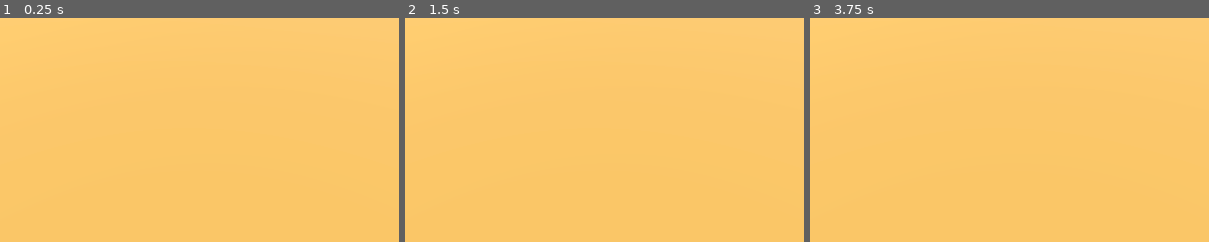
Above: before the commit, frames 1-3 (left to right).
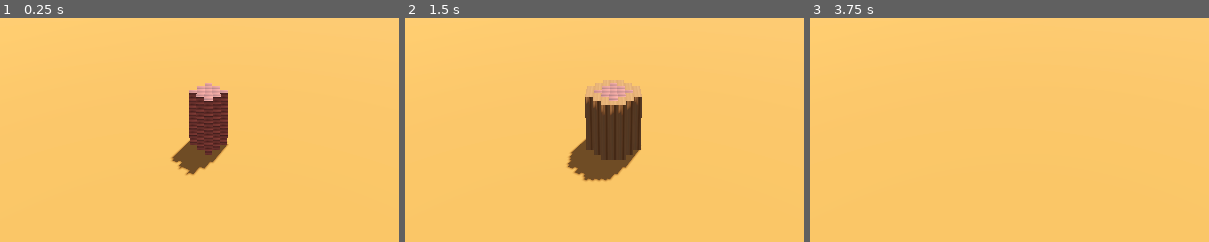
Above: after the commit, the same moments.

Repository: murumart/cgiproject
Game: Godot game, scene res://scenes/main.tscn
Two runs of this game, one before a commit and one after it. Both use one fixed random seed, a clock stepped at 60 frames per second and the inputs below.
Inputs:
- Up to frame 1 (0.25 s): no input
- Up to frame 2 (1.5 s): tap Enter at 0.5 s; tap Space at 1.25 s; hold Left (ui_left) from 1.28 s (still down)
- Up to frame 3 (3.75 s): tap Enter at 2, 3.5 s; release Left (ui_left) at 2.03 s; tap Space at 2.75 s; hold Left (ui_left) from 3.53 s (still down)
The pictures show only the part of the screen within x 24-74%, y 46-96%; the shares and areas given below are measured in that part.

The runs differ from the first frame. In frame 1, 3.7% of the frame differs, in the area x 42-58%, y 29-71%; in frame 2, 5.5%, in the area x 40-60%, y 27-73%; in frame 3, nothing differs.

Commit message:
cpu kernel style, slices aren't copied properly?

Diff:
--- a/lives/stupit_tree.gd
+++ b/lives/stupit_tree.gd
@@ -1,10 +1,157 @@
 class_name StupitTreeLife extends Life
 
 enum {
+	CELL_NONE,
 	CELL_FLESH,
 	CELL_LEAF,
 	CELL_BARK,
+	CELL_MAX
 }
+
+const NAMES: PackedStringArray = ["NONE", "FLESH", "LEAF", "BARK", "MAX"]
+
+class TreeCell:
+
+	static var NULL := new(0, 0, 0, 0)
+
+	var type: int
+	var energy: int # aka CELL_FLESH
+	var water: int # aka CELL_LEAF
+	var hp: int # aka CELL_BARK :)
+
+
+	func get_k_value(ix: int) -> int:
+		match ix:
+			CELL_FLESH: return energy
+			CELL_LEAF: return water
+			CELL_BARK: return hp
+			_: assert(false, "invalid cell typ asdadsadadadsadsdsdad"); return -1
+
+
+	func set_k_value(ix: int, to: int) -> void:
+		match ix:
+			CELL_FLESH: energy = to
+			CELL_LEAF: water = to
+			CELL_BARK: hp = to
+			_: assert(false, "invalid cell typ asdadsadadadsadsdsdad")
+
+
+	func get_highest_k_value() -> int:
+		if energy == water and water == hp and hp == 0:
+			return CELL_NONE
+		if energy > water:
+			if energy > hp: return CELL_FLESH
+			else: return CELL_BARK
+		else:
+			if water > hp: return CELL_LEAF
+			else: return CELL_BARK
+
+
+	func _init(type_: int, energy_: int, water_: int, hp_: int) -> void:
+		type = type_
+		energy = energy_
+		water = water_
+		hp = hp_
+
+
+	static func from_bytes(
+		oldcells: PackedByteArray,
+		oldenergy: PackedByteArray,
+		oldwater: PackedByteArray,
+		oldhp: PackedByteArray,
+		size: int,
+	) -> Dictionary[Vector3i, TreeCell]:
+		var tc: Dictionary[Vector3i, TreeCell]
+		for y in size:
+			for x in size:
+				for z in size:
+					var i := Life.ix3d(x, y, z, size)
+					if oldcells[i] == 0:
+						tc[Vector3i(x, y, z)] = NULL
+					else:
+						tc[Vector3i(x, y, z)] = TreeCell.new(oldcells[i], oldenergy[i], oldwater[i], oldhp[i])
+		return tc
+
+
+	static func get_kernel(tyyp: int, ct: int) -> PackedVector4Array:
+		if tyyp == CELL_FLESH:
+			if ct == CELL_FLESH: return [
+				Vector4(0, 0, 0, 1.0),
+				Vector4(0, -1, 0, 0.75),
+			]
+			elif ct == CELL_BARK: return [
+				Vector4(0, 0, 0, 0.1)
+			]
+			elif ct == CELL_LEAF: return [
+				Vector4(0, 0, 0, 0.2)
+			]
+		elif tyyp == CELL_BARK:
+			if ct == CELL_FLESH: return [
+				Vector4( 0,  0,  0, -4),
+				Vector4( 1,  0,  0, 0.35),
+				Vector4(-1,  0,  0, 0.35),
+				Vector4( 0,  0,  1, 0.35),
+				Vector4( 0,  0, -1, 0.35),
+				Vector4( 1,  0,  -1, 0.15),
+				Vector4(-1,  0,   1, 0.15),
+				Vector4( 1,  0,   1, 0.15),
+				Vector4( -1,  0, -1, 0.15),
+			]
+			elif ct == CELL_BARK: return []
+			elif ct == CELL_LEAF: return []
+		elif tyyp == CELL_LEAF:
+			if ct == CELL_FLESH: return [
+				Vector4( 0,  0,  0,  -7),
+				Vector4( 0, -1,  0, 0.3),
+				Vector4( 1, -1,  0, 0.3),
+				Vector4(-1, -1,  0, 0.3),
+				Vector4( 0, -1,  1, 0.3),
+				Vector4( 0, -1, -1, 0.3),
+				Vector4(0, 1, 0, -7),
+				Vector4(0, 2, 0, -6),
+				Vector4(0, 3, 0, -5),
+				Vector4(0, 4, 0, -4),
+				Vector4(0, 5, 0, -3),
+				Vector4(0, 6, 0, -2),
+				Vector4(0, 7, 0, -1),
+				Vector4(0, 8, 0, -1),
+				Vector4(0, 9, 0, -1),
+				Vector4(0, 10, 0, -1),
+			]
+			elif ct == CELL_BARK: return [
+				Vector4( 0,  0,  0,  -7),
+				Vector4(0, 1, 0, -7),
+				Vector4(0, 2, 0, -6),
+				Vector4(0, 3, 0, -5),
+				Vector4(0, 4, 0, -4),
+				Vector4(0, 5, 0, -3),
+				Vector4(0, 6, 0, -2),
+				Vector4(0, 7, 0, -1),
+				Vector4(0, 8, 0, -1),
+				Vector4(0, 9, 0, -1),
+				Vector4(0, 10, 0, -1),
+			]
+			elif ct == CELL_LEAF: return [
+				Vector4( 1, 0,  0, 0.25),
+				Vector4(-1, 0,  0, 0.25),
+				Vector4( 0, 0,  1, 0.25),
+				Vector4( 0, 0, -1, 0.25),
+				Vector4( 1, 0,  1, 0.25),
+				Vector4(-1, 0,  1, 0.25),
+				Vector4( 1, 0, -1, 0.25),
+				Vector4(-1, 0, -1, 0.25),
+				Vector4(0, 1, 0, -3),
+				Vector4(0, 2, 0, -2),
+				Vector4(0, 3, 0, -1),
+				Vector4(0, 4, 0, -1),
+			]
+		assert(false, "What type is this +?? ?? ?? ?? ? ?? ? ? ? ? ? ???? ?? ? ?? ? ??")
+		return []
+
+
+	func _to_string() -> String:
+		return "T:" + NAMES[type].lpad(6, " ") +" F:" + str(energy).lpad(4, " ")+" L:" +str(water).lpad(4, " ") +" B:"+str(hp).lpad(4, " ")
+
 
 const ENERGY_DIMS: PackedByteArray = [
 	5,
@@ -36,9 +183,9 @@
 			for z in size:
 				var xc := x-centre
 				var zc := z-centre
-				if xc * xc + zc * zc <= 8 * 8:
+				if xc * xc + zc * zc <= 2 * 2:
 					celltypes[ix3d(x, y, z, size)] = CELL_FLESH
-					energy[ix3d(x, y, z, size)] = 128
+					energy[ix3d(x, y, z, size)] = 255
 
 	cells.resize(layer_length * 4)
 	for i in range(0, layer_length):
@@ -50,16 +197,25 @@
 func generation(old: PackedByteArray, size: int) -> PackedByteArray:
 	var layer_length := size * size * size
 
+	print("SEET GENERATION: ", old)
+
 	var cells: PackedByteArray = []; cells.resize(layer_length * 4)
 	var energy: PackedByteArray = []; energy.resize(layer_length * 4)
 	var water: PackedByteArray = []; water.resize(layer_length * 4)
 	var hp: PackedByteArray = []; hp.resize(layer_length * 4)
 
+	var first_slice := old.slice(layer_length, layer_length * 2)
+	var second_slice := old.slice(layer_length * 2, layer_length * 3)
+	var third_slice := old.slice(layer_length * 3, layer_length * 4)
+	print("SLOICE1:", first_slice)
+	print("SLOICE2:", second_slice)
+	print("SLOICE3:", third_slice)
+
 	real_generation(
 		old.slice(0, layer_length),
-		old.slice(layer_length, layer_length * 2),
-		old.slice(layer_length * 2, layer_length * 3),
-		old.slice(layer_length * 3, layer_length * 4),
+		first_slice,
+		second_slice,
+		third_slice,
 
 		cells,
 		energy,
@@ -69,7 +225,19 @@
 		size,
 	)
 
-	return cells + energy + water + hp
+	print("cells after generation", cells)
+	print("flesh after generation", energy)
+	print("leaf after generation", water)
+	print("bark after generation", hp)
+
+	var allcells := PackedByteArray()
+	allcells.append_array(cells)
+	allcells.append_array(energy)
+	allcells.append_array(water)
+	allcells.append_array(hp)
+	print("ALL CELLS: ", allcells)
+
+	return allcells
 
 
 func getc(b: PackedByteArray, x: int, y: int, z: int, size: int) -> int:
@@ -90,12 +258,33 @@
 	size: int
 ) -> void:
 
+	print("SEED type ", oldcells)
+	print("SEED flesh ", oldenergy)
+	print("SEED leaf ", oldwater)
+	print("SEED bark ", oldhp)
+	var treecells := TreeCell.from_bytes(oldcells, oldenergy, oldwater, oldhp, size)
+	for t in treecells.values():
+		prints("input:", t)
+	var newgen := _real_cool_object_jeneration_optimised_0999999_type_algorithm_yes(treecells, size)
+
 	for y in size:
 		for z in size:
 			for x in size:
-
 				var ix := ix3d(x, y, z, size)
-				_sim_energy(x, y, z, size, oldcells[ix], oldenergy, oldcells, newenergy)
+				var t := newgen[Vector3i(x, y, z)]
+				print("copying over from t ", t)
+				newcells[ix] = t.type
+				newenergy[ix] = t.energy
+				newwater[ix] = t.water
+				newhp[ix] = t.hp
+	print("newcells is ", newcells)
+	print("flesh are ", newenergy)
+	#for y in size:
+		#for z in size:
+			#for x in size:
+#
+				#var ix := ix3d(x, y, z, size)
+				#_sim_energy(x, y, z, size, oldcells[ix], oldenergy, oldcells, newenergy)
 
 
 func _sim_energy(
@@ -125,3 +314,45 @@
 				energy_level = byte_add(energy_level, -FLESH_ENERGY_TRANSFER)
 
 	newenergy[ix] = byte_add(newenergy[ix], energy_level)
+
+
+func _real_cool_object_jeneration_optimised_0999999_type_algorithm_yes(cells: Dictionary[Vector3i, TreeCell], size: int) -> Dictionary[Vector3i, TreeCell]:
+	var ngen: Dictionary[Vector3i, TreeCell] = {}
+
+	for k in cells:
+		ngen[k] = TreeCell.new(0, 0, 0, 0)
+
+	print("KERNELS:")
+	for ct in range(CELL_FLESH, CELL_MAX):
+		print(NAMES[ct])
+		for ct2 in range(CELL_FLESH, CELL_MAX):
+			print("  ", NAMES[ct2])
+			var kernel := TreeCell.get_kernel(ct, ct2)
+			print("  kernel: ", kernel)
+			if kernel.is_empty(): continue # :) optimisising
+
+			for y in size:
+				for z in size:
+					for x in size:
+						var coord := Vector3i(x, y, z)
+						prints(NAMES[ct][0], NAMES[ct2][0], "AT", coord)
+						var sum: float = 0
+						for k_add in kernel:
+							var kcoord := Vector3i(k_add.x + x, k_add.y + y, k_add.z + z)
+							var c: TreeCell = cells.get(kcoord, TreeCell.NULL)
+							var add := (c.get_k_value(ct2) * k_add.w) / 255.0
+							sum += add
+							prints(NAMES[ct][0], NAMES[ct2][0], "      ", c.get_k_value(ct2), k_add.w, add, kcoord)
+						var prev := ngen[coord].get_k_value(ct)
+						sum = prev / 255.0 + sum
+						ngen[coord].set_k_value(ct, clampi(int(sum * 255), 0, 255))
+						prints(NAMES[ct][0], NAMES[ct2][0], "og   ", cells[coord].get_k_value(ct))
+						prints(NAMES[ct][0], NAMES[ct2][0], "prevn", prev)
+						prints(NAMES[ct][0], NAMES[ct2][0], "sum", sum, "kval", ngen[coord].get_k_value(ct), "\n")
+
+	print("NEW GEN:")
+	for k in ngen:
+		ngen[k].type = ngen[k].get_highest_k_value()
+		print("   this cell at ", k, " is ", ngen[k])
+
+	return ngen
--- a/project.godot
+++ b/project.godot
@@ -13,3 +13,8 @@
 config/name="Cgi project"
 run/main_scene="uid://dpnrjriihffnj"
 config/features=PackedStringArray("4.5", "Forward Plus")
+
+[debug]
+
+file_logging/enable_file_logging=true
+file_logging/log_path="res.//../log.log"
--- a/scenes/main.gd
+++ b/scenes/main.gd
@@ -1,7 +1,7 @@
 extends Node3D
 
 @export var life: Life
-@export_range(16, 64) var board_size: int = 32
+@export_range(8, 64) var board_size: int = 32
 @export var draw_parent: Node3D
 @export var cell_materials: Array[Material]
 
@@ -11,23 +11,26 @@
 func _ready() -> void:
 	_cells = PackedByteArray()
 	life.init(_cells, board_size)
-	print(_cells)
 
 	_draw_life()
 
 
 func _process(_delta: float) -> void:
-	#_simulate()
-	_draw_life()
 
-	set_process(false)
-	var tw := create_tween()
-	tw.tween_interval(0.15)
-	tw.tween_callback(set_process.bind(true))
+
+	#set_process(false)
+	#var tw := create_tween()
+	#tw.tween_interval(0.15)
+	#tw.tween_callback(set_process.bind(true))
+	if Input.is_action_just_pressed(&"ui_left"):
+		print(":=")
+		_simulate()
+		_draw_life()
 
 
 func _simulate() -> void:
-	_cells = life.generation(PackedByteArray(_cells), board_size)
+	var newc := life.generation(PackedByteArray(_cells), board_size)
+	_cells = newc
 
 
 var _boxes: Dictionary[int, MeshInstance3D]
--- a/scenes/main.tscn
+++ b/scenes/main.tscn
@@ -92,7 +92,7 @@
 [node name="Main" type="Node3D" node_paths=PackedStringArray("draw_parent")]
 script = ExtResource("1_o5qli")
 life = SubResource("Resource_sugp2")
-board_size = 16
+board_size = 8
 draw_parent = NodePath("Meshes")
 cell_materials = Array[Material]([SubResource("StandardMaterial3D_sugp2"), SubResource("StandardMaterial3D_jyhfs"), SubResource("StandardMaterial3D_tbgi4")])
 
Not shown, changed: .gitignore
